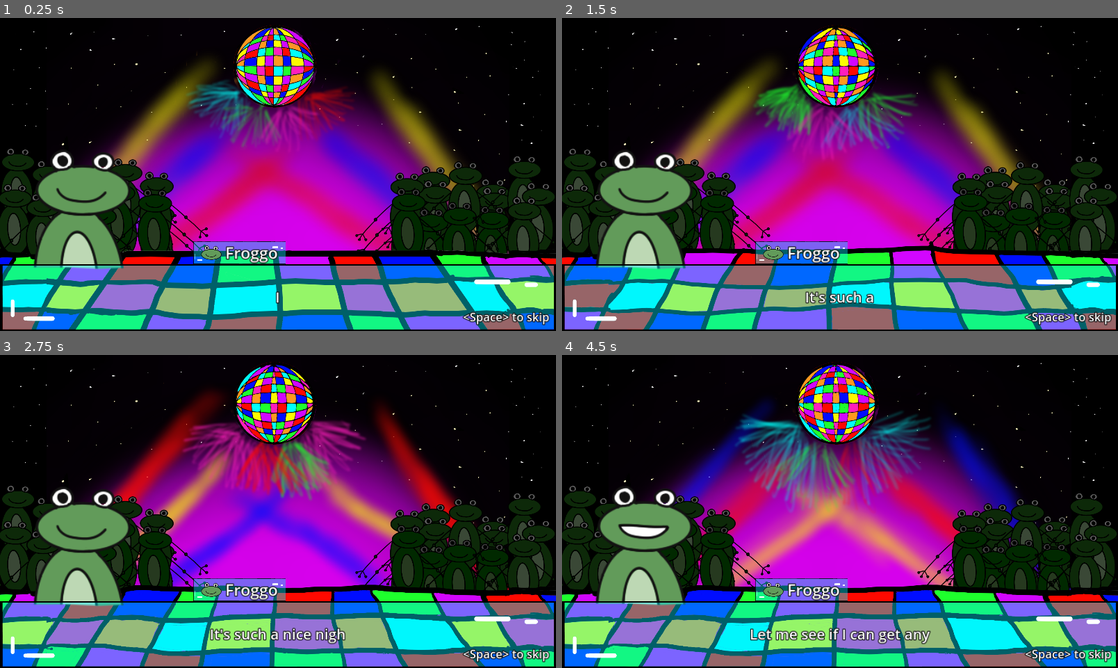
Above: before the commit, frames 1-4 (two rows, left to right).
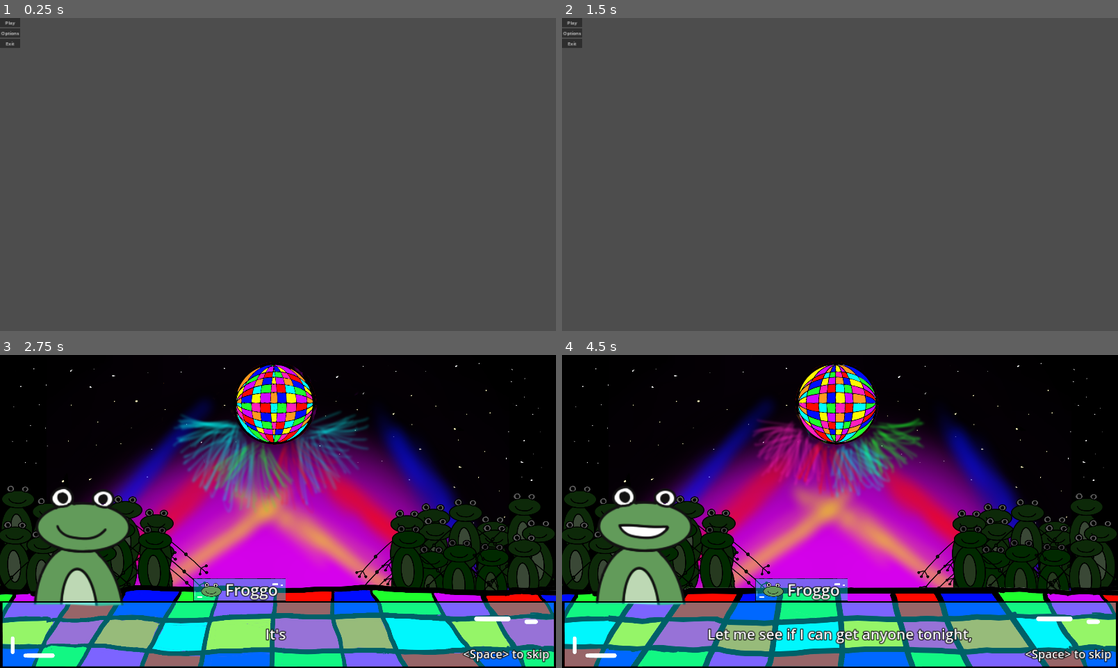
Above: after the commit, the same moments.

Repository: MrTadex/Disco-bubble-knight
Game: Godot game, scene res://Scenes/Menu.tscn
Same seed, same stepped clock (60 frames per second), same inputs: the game is played once before the commit and once after it. Before the commit the project starts from res://Scenes/Chapter1.tscn. Sound files missing from this copy of the repository are replaced by a short silence.
Inputs (mouse positions are in pixels of both pictures, inside the frame that each line leads up to):
- Up to frame 1 (0.25 s): no input
- Up to frame 2 (1.5 s): click (573, 33) at 0.5 s, where only the run after the commit has a clickable "Options"; click (567, 27) at 1.25 s, where only the run after the commit has a clickable "Back"
- Up to frame 3 (2.75 s): click (11, 358) at 2 s, where only the run after the commit has a clickable "Play"
- Up to frame 4 (4.5 s): tap Enter at 2.75 s; tap Space at 3.02, 3.77 s

The runs differ from the first frame. In frame 1, 99% of the frame differs, in the area x 0-100%, y 0-100%; in frame 2, 99%; in frame 3, 20%; in frame 4, 27%.

Commit message:
Main menu + narrator

Diff:
--- /dev/null
+++ b/Backgrounds/Narrator.tres
@@ -0,0 +1,12 @@
+[gd_resource type="SpriteFrames" format=3 uid="uid://be002yil6j5d2"]
+
+[resource]
+animations = [{
+"frames": [{
+"duration": 1.0,
+"texture": null
+}],
+"loop": true,
+"name": &"Default",
+"speed": 2.0
+}]
--- /dev/null
+++ b/Chapters/Chapter2/1_Narator.tres
@@ -0,0 +1,18 @@
+[gd_resource type="Resource" script_class="DialogueData" load_steps=5 format=3 uid="uid://cdvpj374pgldb"]
+
+[ext_resource type="SpriteFrames" uid="uid://be002yil6j5d2" path="res://Backgrounds/Narrator.tres" id="1_fawl5"]
+[ext_resource type="Script" path="res://DialogueSystem/Scripts/LineData.gd" id="2_oi2gs"]
+[ext_resource type="Script" path="res://DialogueSystem/Scripts/DialogueData.gd" id="3_telig"]
+
+[sub_resource type="Resource" id="Resource_ttt4g"]
+script = ExtResource("2_oi2gs")
+Location = "LEFT"
+Line = "Narattor"
+Emotion = 0
+LineDuration = 4.0
+NextLine = 5.0
+
+[resource]
+script = ExtResource("3_telig")
+Background = ExtResource("1_fawl5")
+Lines = Array[ExtResource("2_oi2gs")]([SubResource("Resource_ttt4g")])
--- a/DialogueSystem/UI/DialoguePanel.gd
+++ b/DialogueSystem/UI/DialoguePanel.gd
@@ -38,27 +38,33 @@
 		_dialogueLine.visible_ratio = 0
 		_dialogueLine.text = _currentLine.Line
 
-		_nameBubble.SetSpeaker(_currentLine.Character)
+		if _currentLine.Character == null:
+			_nameBubble.visible = false
+			_mainSpeaker.visible = false
+			_speaker.visible = false
 
-		var spritePath = GetEmotion(_currentLine.Character, _currentLine.Emotion)
-		match(_currentLine.Location):
-			"LEFT":
-				if(spritePath != ""):
-					_mainSpeaker.texture = load(spritePath)
-					_mainSpeaker.visible = true
-				else:
+		else:
+			_nameBubble.SetSpeaker(_currentLine.Character)
+
+			var spritePath = GetEmotion(_currentLine.Character, _currentLine.Emotion)
+			match(_currentLine.Location):
+				"LEFT":
+					if(spritePath != ""):
+						_mainSpeaker.texture = load(spritePath)
+						_mainSpeaker.visible = true
+					else:
+						_mainSpeaker.visible = false
+					_speaker.visible = false
+				"RIGHT":
+					if(spritePath != ""):
+						_speaker.texture = load(spritePath)
+						_speaker.visible = true
+					else:
+						_speaker.visible = false
 					_mainSpeaker.visible = false
-				_speaker.visible = false
-			"RIGHT":
-				if(spritePath != ""):
-					_speaker.texture = load(spritePath)
-					_speaker.visible = true
-				else:
+				_:
+					_mainSpeaker.visible = false
 					_speaker.visible = false
-				_mainSpeaker.visible = false
-			_:
-				_mainSpeaker.visible = false
-				_speaker.visible = false
 
 		_lineTimer.start(_currentLine.NextLine)
 
--- /dev/null
+++ b/Scenes/Chapter2.tscn
@@ -0,0 +1,25 @@
+[gd_scene load_steps=7 format=3 uid="uid://cjxmhp4ejtq6q"]
+
+[ext_resource type="Script" path="res://Managers/GameManager.gd" id="1_dtohn"]
+[ext_resource type="Script" path="res://Managers/GameStates/StateBase.gd" id="2_yfkwn"]
+[ext_resource type="Resource" uid="uid://cdvpj374pgldb" path="res://Chapters/Chapter2/1_Narator.tres" id="3_0qst6"]
+[ext_resource type="Script" path="res://Managers/GameStates/DialogueState.gd" id="4_trogo"]
+[ext_resource type="PackedScene" uid="uid://bxn7snwc84yn2" path="res://DialogueSystem/UI/DialoguePanel.tscn" id="8_xka6v"]
+
+[sub_resource type="Resource" id="Resource_0pcw3"]
+script = ExtResource("4_trogo")
+Dialogue = ExtResource("3_0qst6")
+
+[node name="Chapter2" type="Node2D"]
+script = ExtResource("1_dtohn")
+_flow = Array[ExtResource("2_yfkwn")]([SubResource("Resource_0pcw3")])
+
+[node name="DialoguePanel" parent="." instance=ExtResource("8_xka6v")]
+unique_name_in_owner = true
+custom_minimum_size = Vector2(1920, 1080)
+offset_right = 1920.0
+offset_bottom = 1080.0
+size_flags_horizontal = 3
+size_flags_vertical = 3
+
+[connection signal="DialogueEnd" from="DialoguePanel" to="." method="StartNextState"]
--- /dev/null
+++ b/Scenes/Menu.tscn
@@ -0,0 +1,36 @@
+[gd_scene load_steps=2 format=3 uid="uid://dhi7hb8t2yu1m"]
+
+[ext_resource type="Script" path="res://Scenes/Scripts/Menu.gd" id="1_5cte5"]
+
+[node name="Menu" type="Control"]
+layout_mode = 3
+anchors_preset = 15
+anchor_right = 1.0
+anchor_bottom = 1.0
+grow_horizontal = 2
+grow_vertical = 2
+script = ExtResource("1_5cte5")
+
+[node name="MarginContainer" type="MarginContainer" parent="."]
+layout_mode = 0
+offset_right = 40.0
+offset_bottom = 40.0
+
+[node name="VBoxContainer" type="VBoxContainer" parent="MarginContainer"]
+layout_mode = 2
+
+[node name="Play" type="Button" parent="MarginContainer/VBoxContainer"]
+layout_mode = 2
+text = "Play"
+
+[node name="Option" type="Button" parent="MarginContainer/VBoxContainer"]
+layout_mode = 2
+text = "Options"
+
+[node name="Exit" type="Button" parent="MarginContainer/VBoxContainer"]
+layout_mode = 2
+text = "Exit"
+
+[connection signal="pressed" from="MarginContainer/VBoxContainer/Play" to="." method="_on_play_pressed"]
+[connection signal="pressed" from="MarginContainer/VBoxContainer/Option" to="." method="_on_option_pressed"]
+[connection signal="pressed" from="MarginContainer/VBoxContainer/Exit" to="." method="_on_exit_pressed"]
--- /dev/null
+++ b/Scenes/Options.tscn
@@ -0,0 +1,29 @@
+[gd_scene load_steps=2 format=3 uid="uid://ducsvy73qqat8"]
+
+[ext_resource type="Script" path="res://Scenes/Scripts/Options.gd" id="1_7ctv2"]
+
+[node name="Options" type="Control"]
+layout_mode = 3
+anchors_preset = 15
+anchor_right = 1.0
+anchor_bottom = 1.0
+grow_horizontal = 2
+grow_vertical = 2
+script = ExtResource("1_7ctv2")
+
+[node name="MarginContainer" type="MarginContainer" parent="."]
+offset_right = 40.0
+offset_bottom = 40.0
+
+[node name="VBoxContainer" type="VBoxContainer" parent="MarginContainer"]
+layout_mode = 2
+
+[node name="Volume" type="HSlider" parent="MarginContainer/VBoxContainer"]
+layout_mode = 2
+
+[node name="Back" type="Button" parent="MarginContainer/VBoxContainer"]
+layout_mode = 2
+text = "Back"
+
+[connection signal="value_changed" from="MarginContainer/VBoxContainer/Volume" to="." method="_on_volume_value_changed"]
+[connection signal="pressed" from="MarginContainer/VBoxContainer/Back" to="." method="_on_back_pressed"]
--- /dev/null
+++ b/Scenes/Scripts/Menu.gd
@@ -0,0 +1,10 @@
+extends Control
+
+func _on_play_pressed() -> void:
+	get_tree().change_scene_to_file("res://Scenes/Chapter1.tscn")
+
+func _on_option_pressed() -> void:
+	get_tree().change_scene_to_file("res://Scenes/Options.tscn")
+
+func _on_exit_pressed() -> void:
+	get_tree().quit
--- /dev/null
+++ b/Scenes/Scripts/Options.gd
@@ -0,0 +1,10 @@
+extends Control
+
+
+
+func _on_volume_value_changed(value: float) -> void:
+	pass # Replace with function body.
+
+
+func _on_back_pressed() -> void:
+	get_tree().change_scene_to_file('res://Scenes/Menu.tscn')
--- a/project.godot
+++ b/project.godot
@@ -11,7 +11,7 @@
 [application]
 
 config/name="DiscoBubbleKnight"
-run/main_scene="res://Scenes/Chapter1.tscn"
+run/main_scene="res://Scenes/Menu.tscn"
 config/features=PackedStringArray("4.3", "Forward Plus")
 config/icon="res://icon.svg"
 
Not shown: 1 places in Managers/MusicManager.tscn that only renumber resources
Not shown, added: Music/dancing.mp3.import
Not shown, removed: Music/danecing.mp3.import
Not shown, added: Music/dancing.mp3
